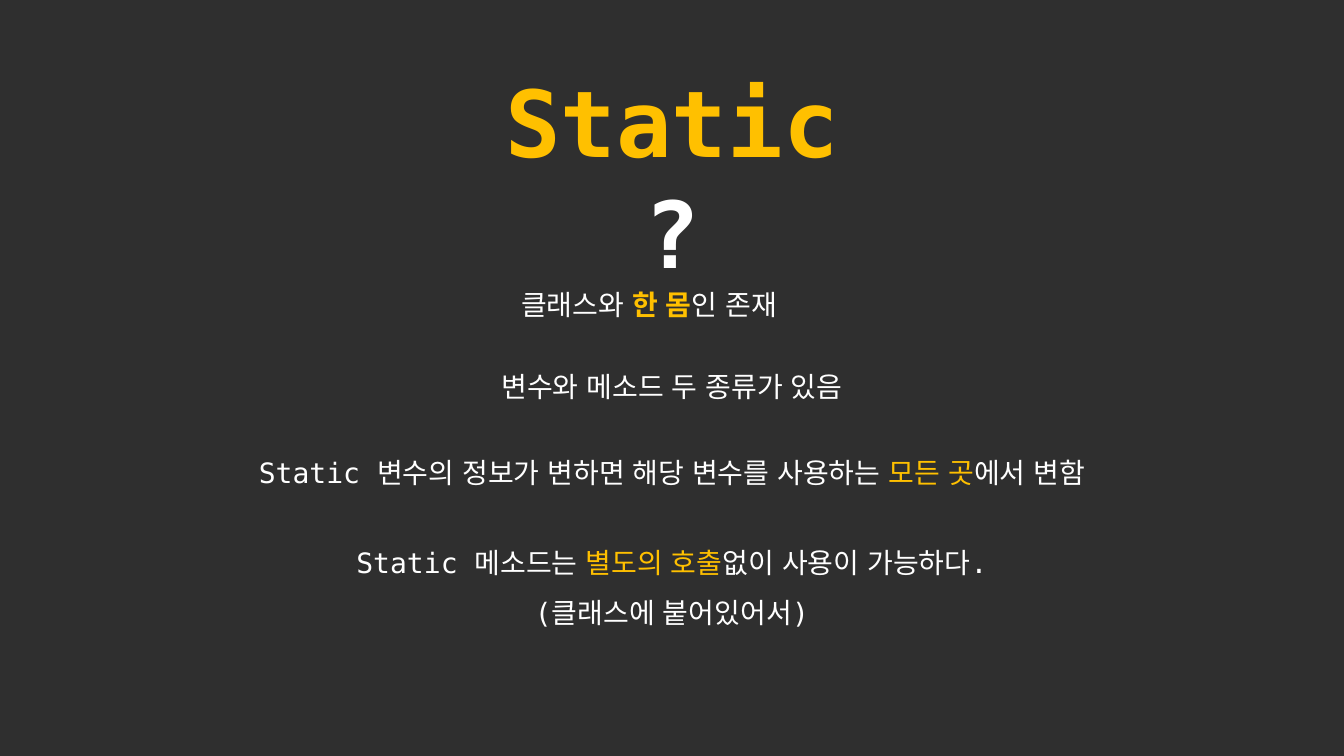
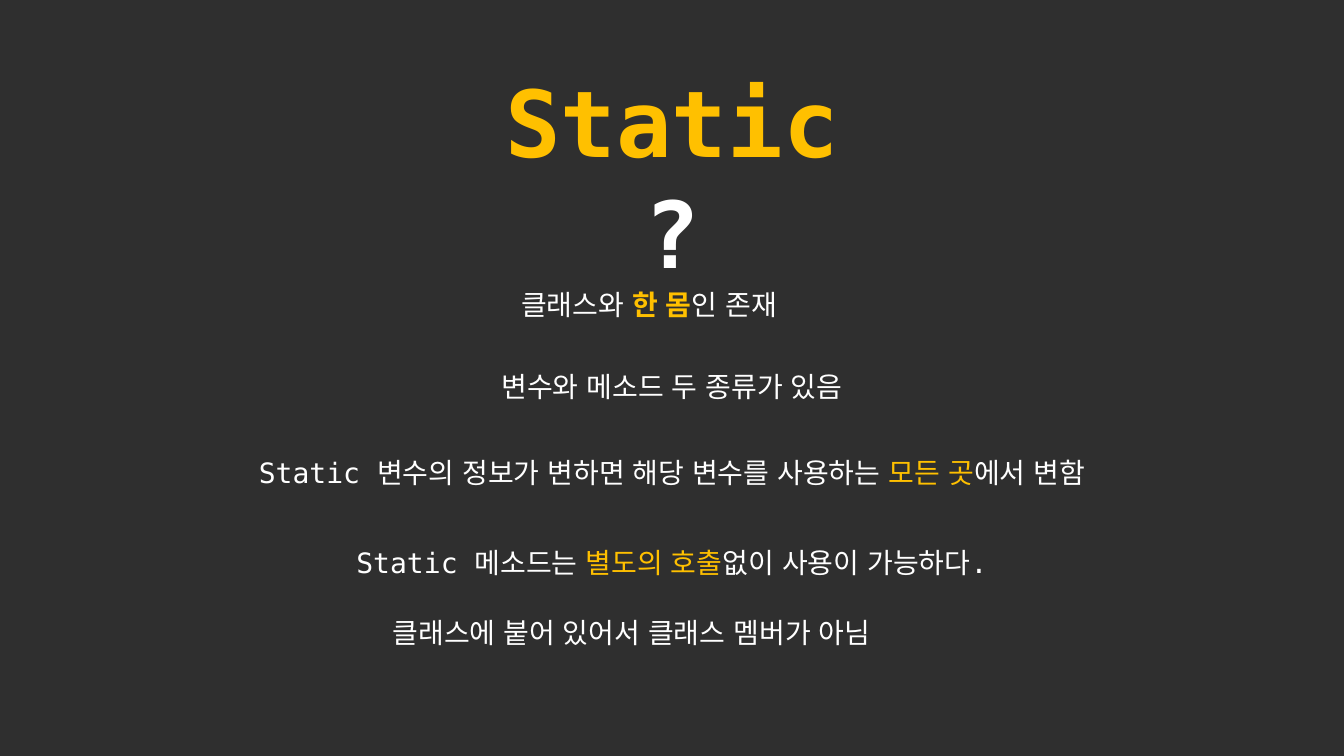
Before and after one commit to forwdevel/Full-Stack, a slide deck: slide 21 of 객체이론정리_1.pptx (slide 20 before the commit). Drawn at 1344x756 pixels with LibreOffice and Linux fonts; fonts in the diff are those of the drawing. Boxes give left, top, right and bottom in pixels: in the first picture for what was removed or moved away, otherwise in the second. Text is boxed around its words. In the diff, an @@ line names an element or a change of style, - is before the commit and + after.

```diff
--- a/객체이론정리_1.pptx
+++ b/객체이론정리_1.pptx
@@ text added at [392, 620, 871, 646], 20 pt, text #FFFFFF @@
+클래스에 붙어 있어서 클래스 멤버가 아님
@@ text at [535, 600, 809, 627]: paragraph removed @@
-(클래스에 붙어있어서)
```
Also in this commit, not shown: 5 other slides changed, 1 slide added, 1 other file.
